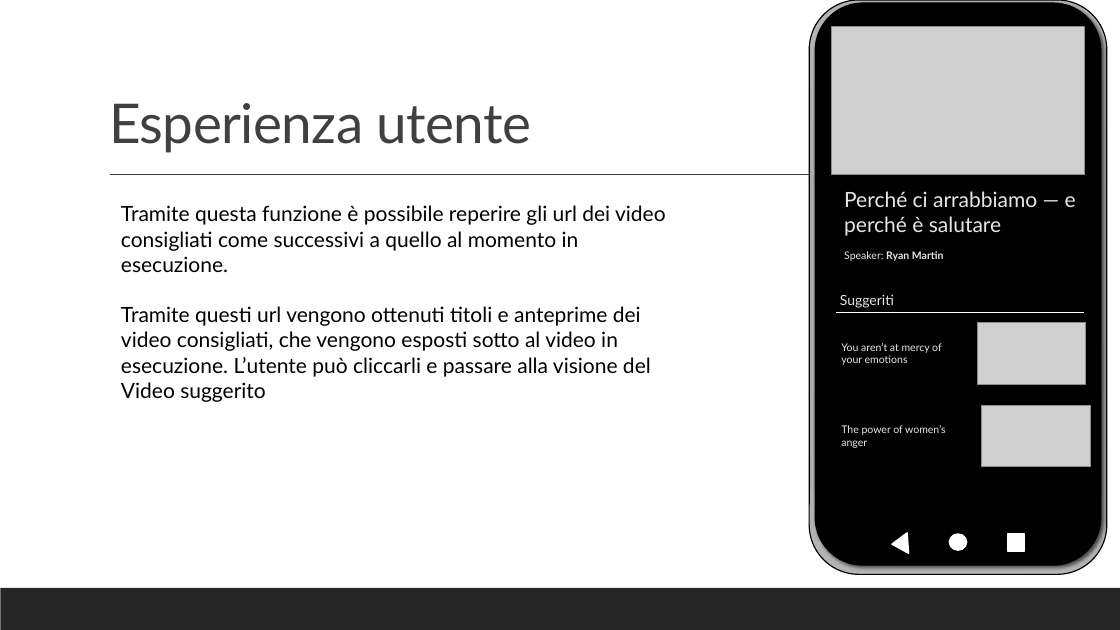
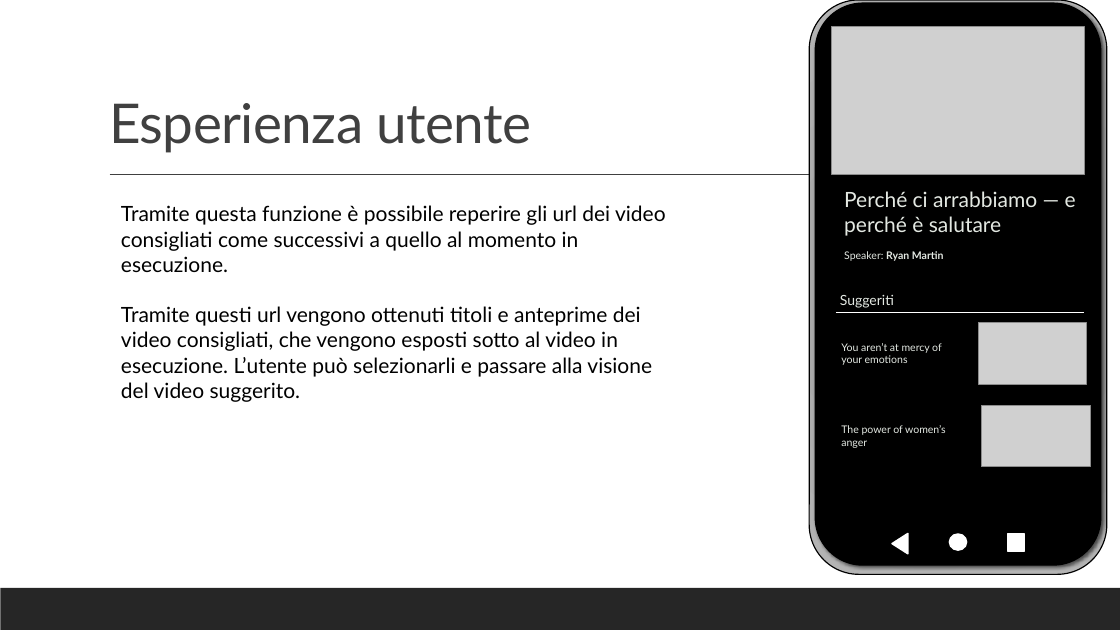
Before and after one commit to PirottaNicola/TC-Mproject_Boffelli_Pirotta, a slide deck: slide 15 of Preparation files/MyTEDx_Presentazione.pptx. Drawn at 1120x630 pixels with LibreOffice and Linux fonts; fonts in the diff are those of the drawing; grey boxes stand for pictures. Boxes give left, top, right and bottom in pixels: in the first picture for what was removed or moved away, otherwise in the second. Text is boxed around its words. In the diff, an @@ line names an element or a change of style, - is before the commit and + after.

Commit message:
pdf and ppt updated

```diff
--- a/Preparation files/MyTEDx_Presentazione.pptx
+++ b/Preparation files/MyTEDx_Presentazione.pptx
@@ text at <box>121,306,652,402</box>: text changed @@
-Tramite questi url vengono ottenuti titoli e anteprime dei video consigliati, che vengono esposti sotto al video in esecuzione. L’utente può cliccarli e passare alla visione del
-Video suggerito
+Tramite questi url vengono ottenuti titoli e anteprime dei video consigliati, che vengono esposti sotto al video in esecuzione. L’utente può selezionarli e passare alla visione del video suggerito.
```
Also in this commit, not shown: 1 other slide changed, 1 slide added, 2 other files.
